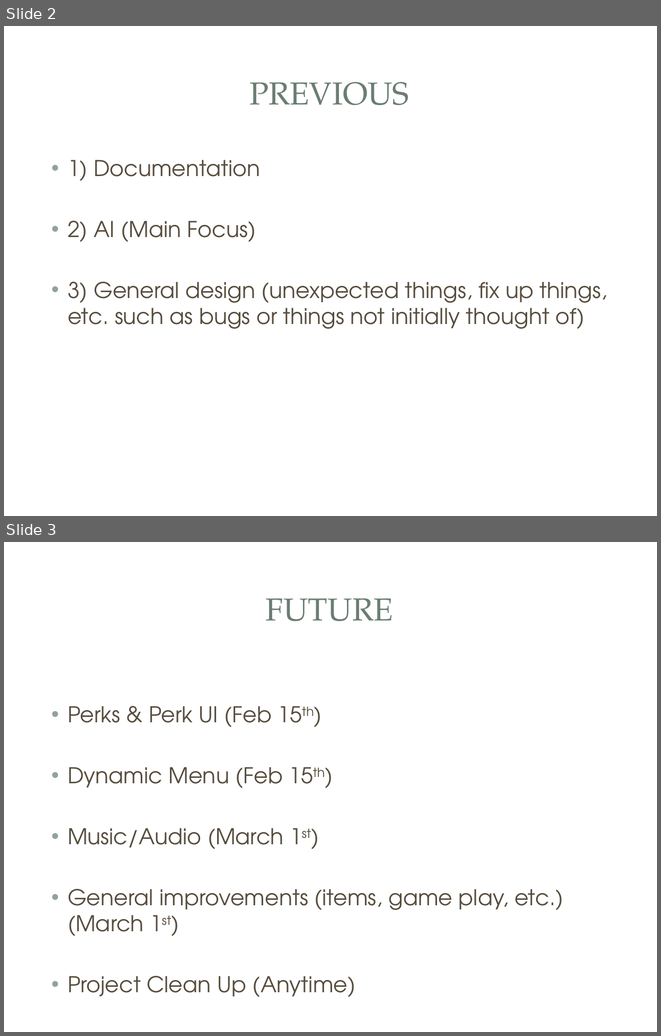
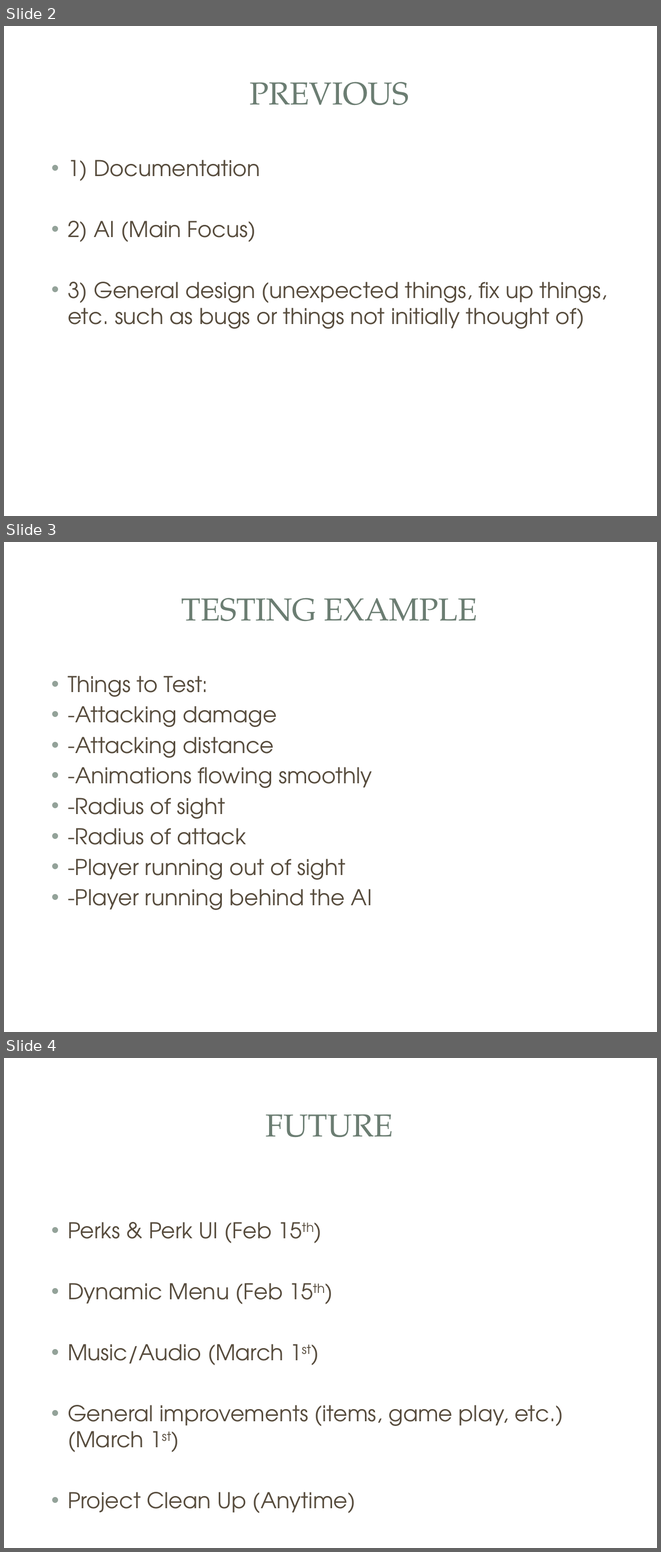
Before and after one commit to EvanGeissler/ENSE-400-Project-Night-Terror, a slide deck: Documentation/Presentations/PNT Presentation 6.pptx. Shown one above the other, each under a label of ours: slides 2 and 3 before the commit, slides 2, 3 and 4 after it. The pictures are 661x1036 and 661x1552 pixels, drawn with LibreOffice and Linux fonts; fonts in the diff are those of the drawing; background and template pictures are left out. Boxes give left, top, right and bottom in pixels: in the first picture for what was removed or moved away, otherwise in the second. Text is boxed around its words. In the diff, an @@ line names an element or a change of style, - is before the commit and + after.

```diff
--- a/Documentation/Presentations/PNT Presentation 6.pptx
+++ b/Documentation/Presentations/PNT Presentation 6.pptx
@@ slide 3 added at (4,542,657,1032), background picture (left out); not listed: 3 template elements that a slide beside it also shows @@
@@ title added at (181,598,477,621), 35 pt, text #6B7D72 @@
+TESTING EXAMPLE
@@ text added at (68,676,372,910), 24 pt, text #564B3C @@
+• Things to Test:
+• -Attacking damage
+• -Attacking distance
+• -Animations flowing smoothly
+• -Radius of sight
+• -Radius of attack
+• -Player running out of sight
+• -Player running behind the AI
@@ what was slide 3 is now slide 4 @@
```
Also in this commit, not shown: 3 other files.
